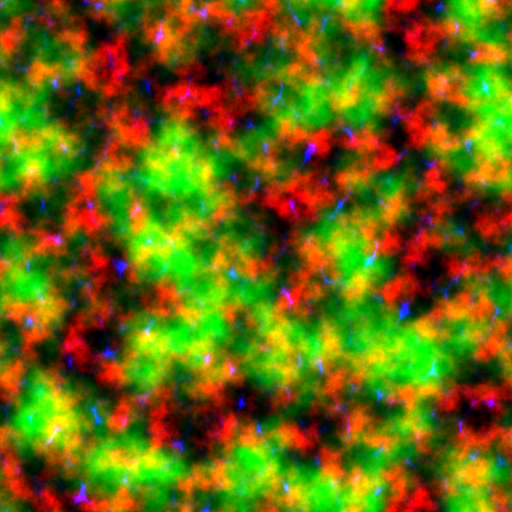
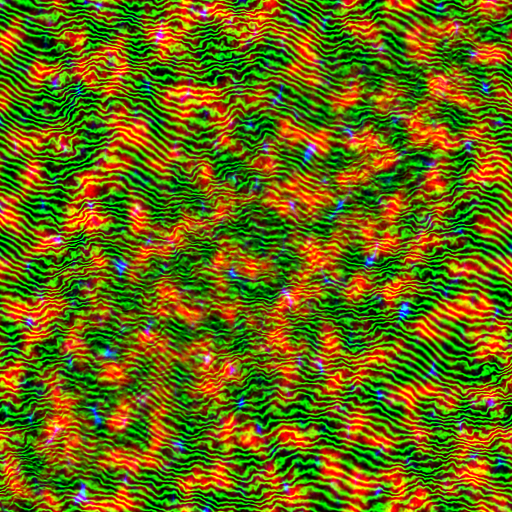
Comparing the layer stacks of the two 512 × 512 images. Changes:
painted on "레이어 0" over [0, 0, 512, 512]
